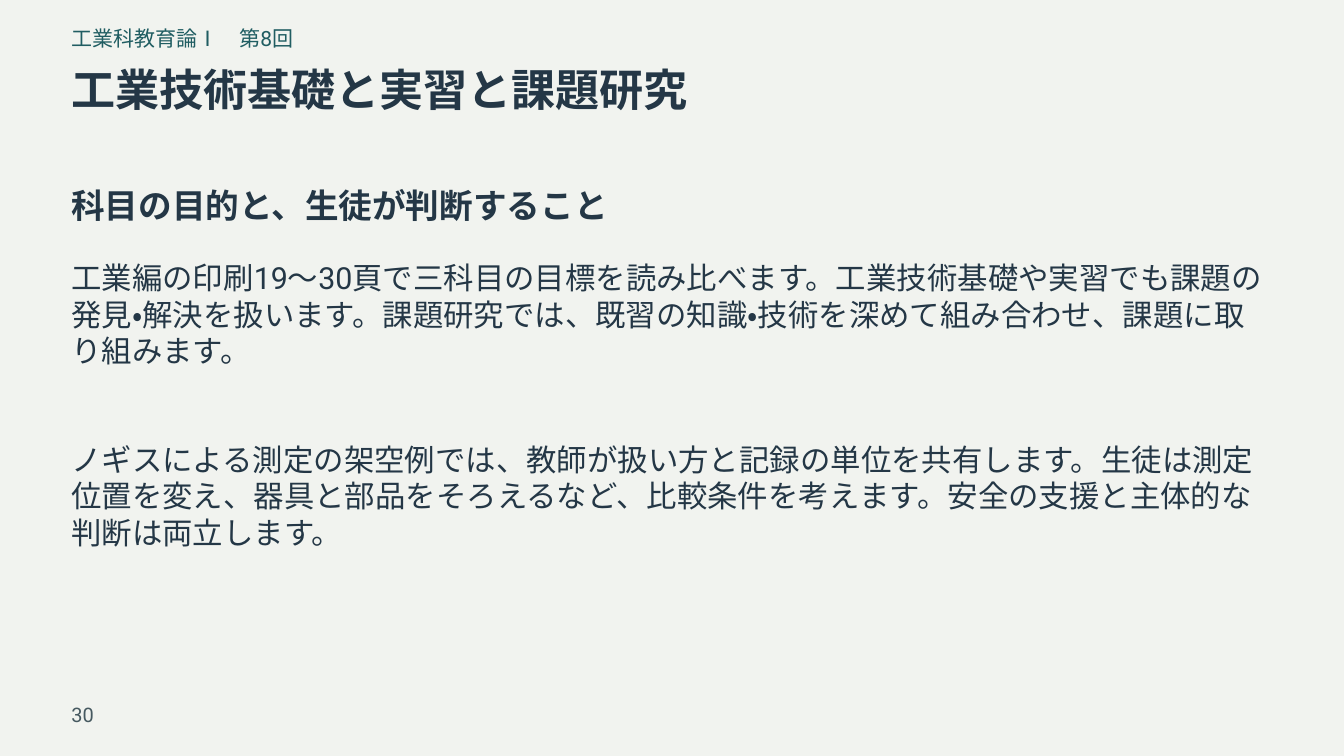
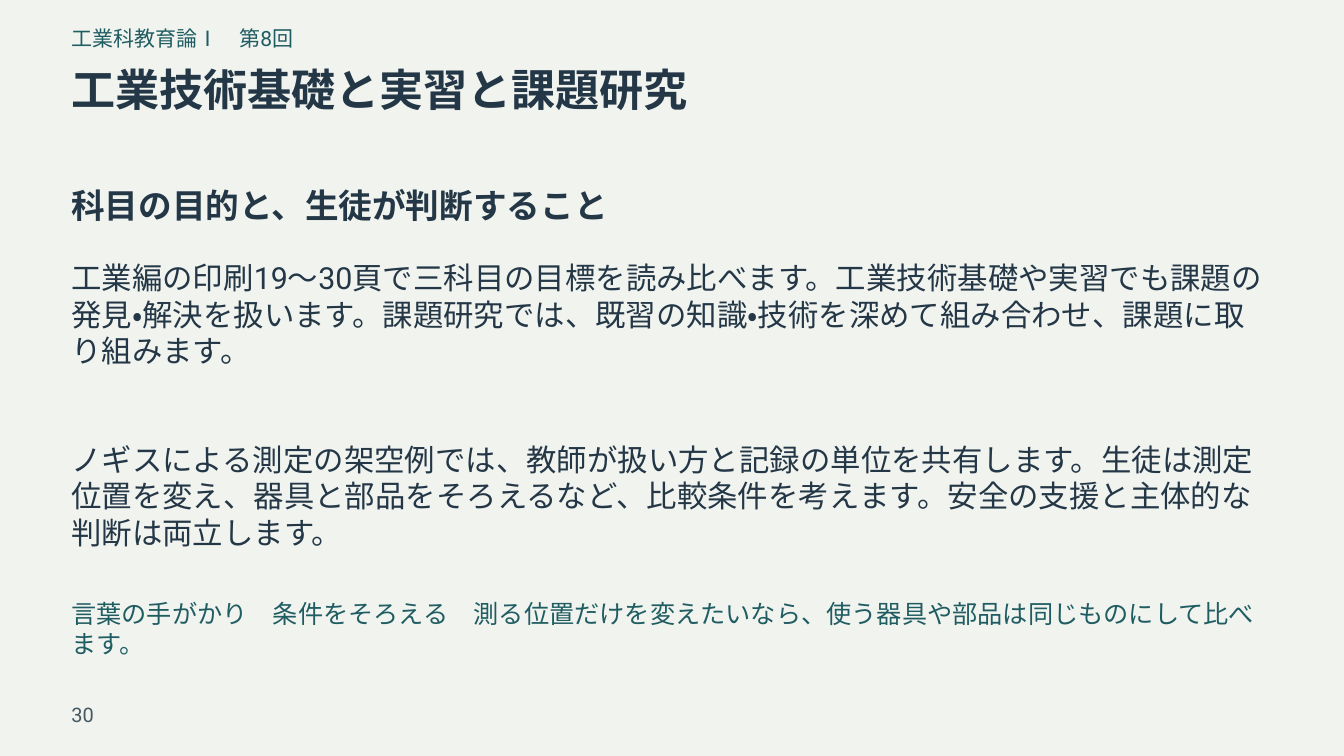
Before and after one commit to zooc-14calbp/industrial-education-i, a slide deck: slide 30 of reorganized/20261105/expanded/slides.pptx. Drawn at 1344x756 pixels with LibreOffice and Linux fonts; fonts in the diff are those of the drawing. Boxes give left, top, right and bottom in pixels: in the first picture for what was removed or moved away, otherwise in the second. Text is boxed around its words. In the diff, an @@ line names an element or a change of style, - is before the commit and + after.

```diff
--- a/reorganized/20261105/expanded/slides.pptx
+++ b/reorganized/20261105/expanded/slides.pptx
@@ text added at (71,602,1254,625), 18 pt, text #205D62 @@
+言葉の手がかり 条件をそろえる 測る位置だけを変えたいなら、使う器具や部品は同じものにして比べます。
```
Also in this commit, not shown: 15 other slides changed, 37 other files.
